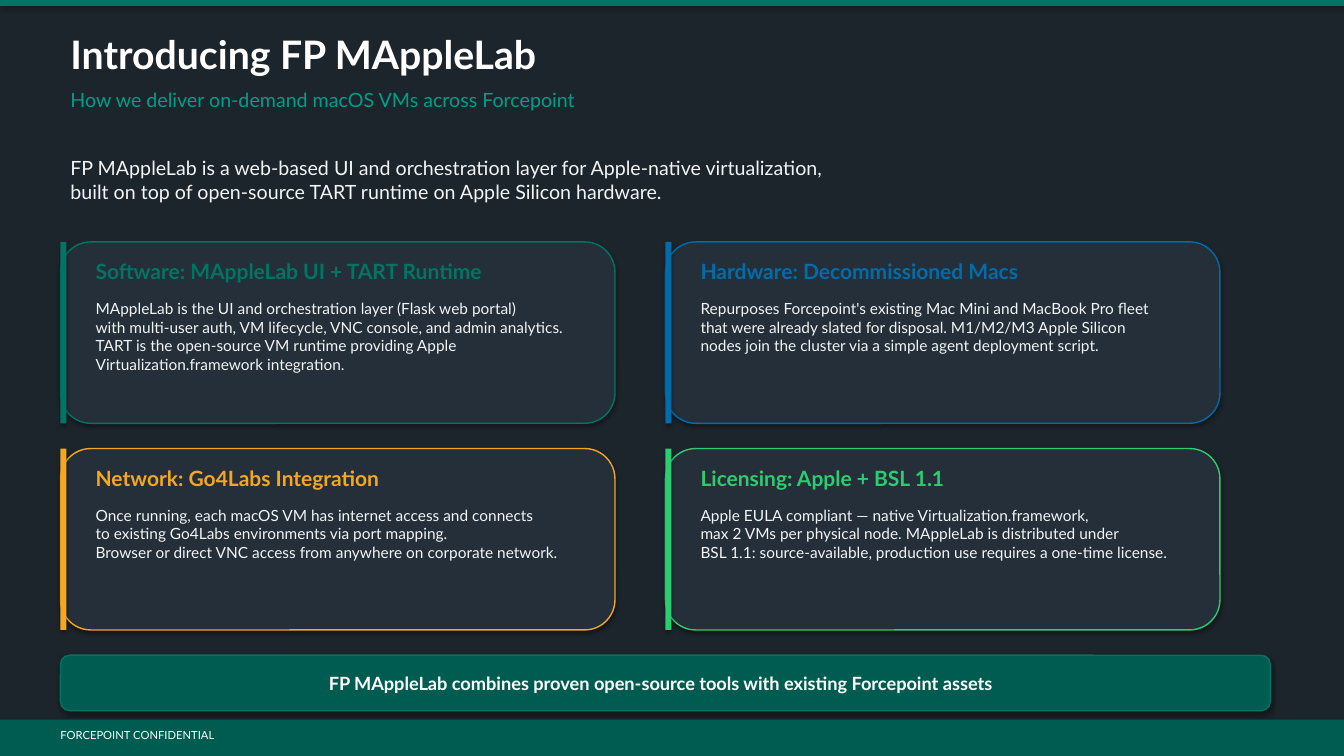
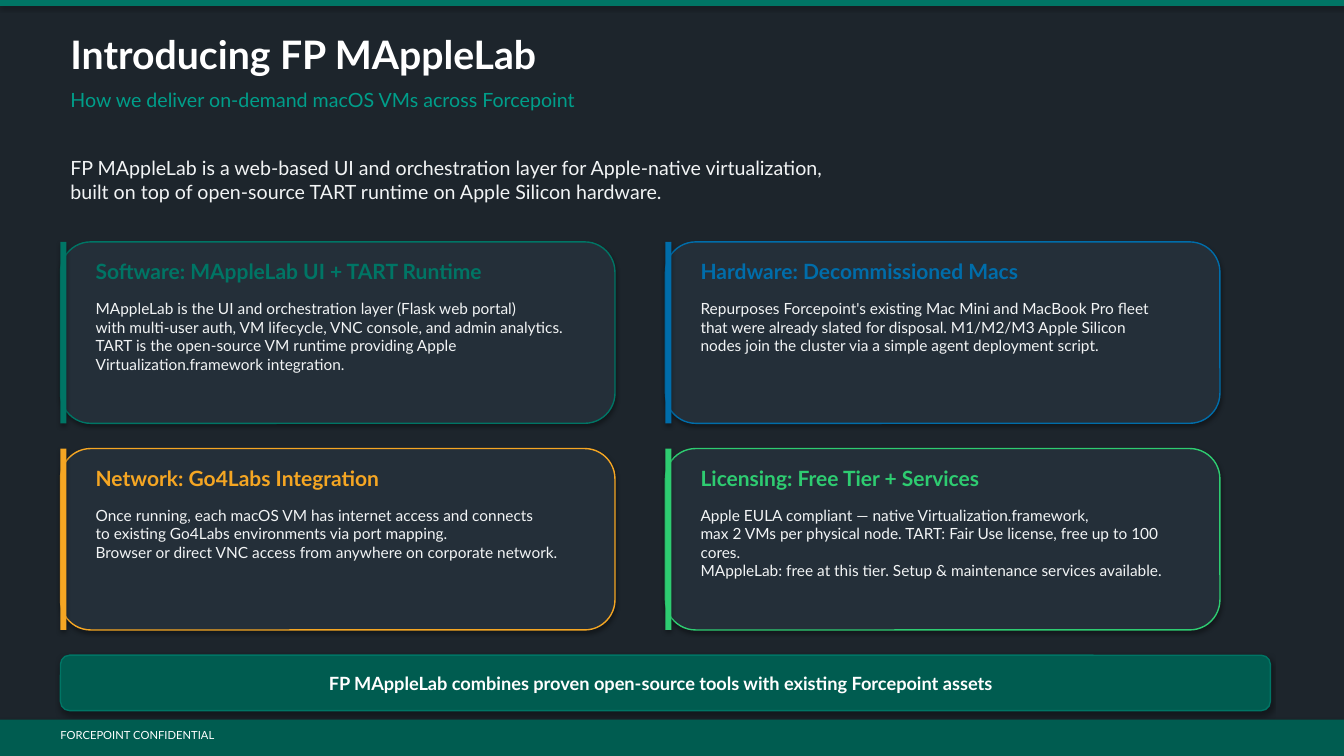
Before and after one commit to sabatico/MappleLab, a slide deck: slide 4 of docs/PR/FP_MAppleLab_Executive_Presentation.pptx. Drawn at 1344x756 pixels with LibreOffice and Linux fonts; fonts in the diff are those of the drawing. Boxes give left, top, right and bottom in pixels: in the first picture for what was removed or moved away, otherwise in the second. Text is boxed around its words. In the diff, an @@ line names an element or a change of style, - is before the commit and + after.

```diff
--- a/docs/PR/FP_MAppleLab_Executive_Presentation.pptx
+++ b/docs/PR/FP_MAppleLab_Executive_Presentation.pptx
@@ text at bbox=[701, 470, 979, 490]: text changed @@
-Licensing: Apple + BSL 1.1
+Licensing: Free Tier + Services
@@ text at bbox=[701, 509, 1162, 579]: text changed @@
-Apple EULA compliant — native Virtualization.framework,
-max 2 VMs per physical node. MAppleLab is distributed under
-BSL 1.1: source-available, production use requires a one-time license.
+Apple EULA compliant — native Virtualization.framework,
+max 2 VMs per physical node. TART: Fair Use license, free up to 100 cores.
+MAppleLab: free at this tier. Setup & maintenance services available.
```
Also in this commit, not shown: 5 other slides changed, 1 slide added, 3 other files.
